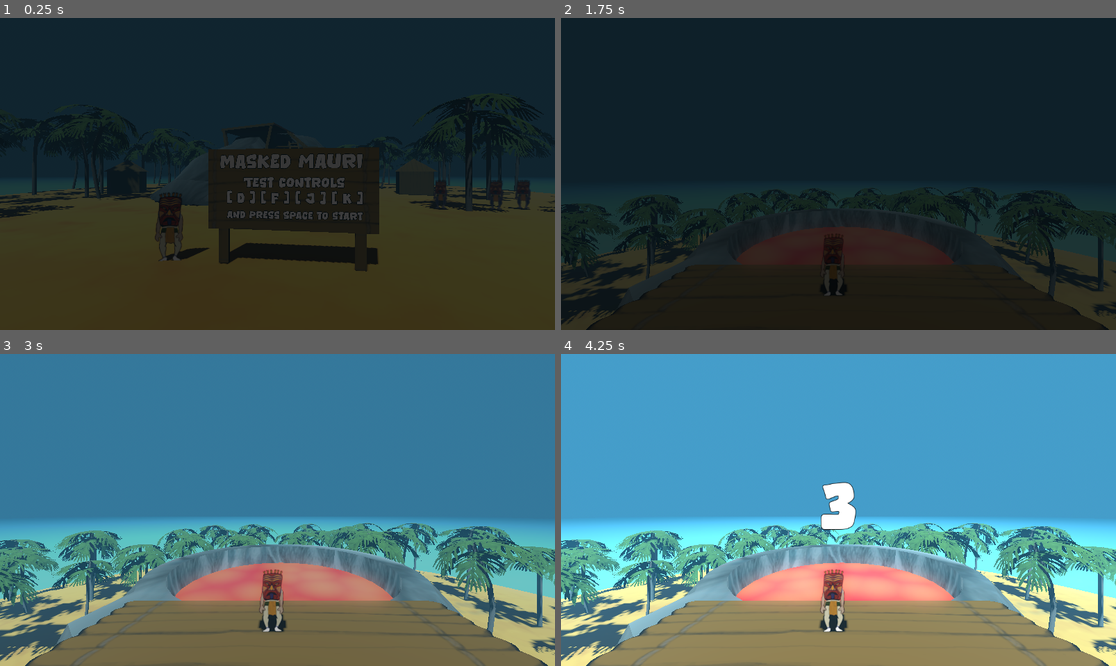
Above: before the commit, frames 1-4 (two rows, left to right).
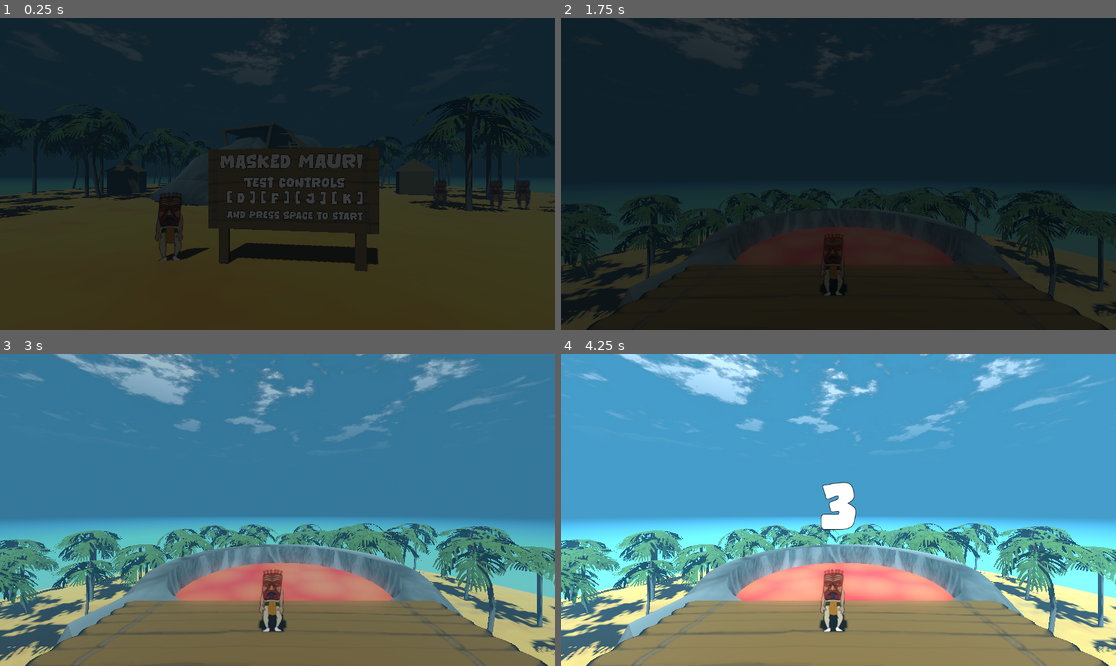
Above: after the commit, the same moments.

Repository: juhanakristian/ggj2026
Game: Godot game, scene res://scenes/main/main.tscn
The game is run twice, just before and just after one commit, with the same random seed, the same clock (stepped at 60 frames per second) and the same inputs. Sound files missing from this copy of the repository are replaced by a short silence.
Inputs:
- Up to frame 1 (0.25 s): no input
- Up to frame 2 (1.75 s): tap Enter (ui_accept) at 0.5, 0.77, 1.52 s
- Up to frame 3 (3 s): no input
- Up to frame 4 (4.25 s): tap Enter (ui_accept) at 3.02, 3.77 s

The runs differ from the first frame. In frame 1, less than 0.1% of the frame differs, in the area x 39-65%, y 0-15%; in frame 2, 0.3%; in frame 3, 4.3%; in frame 4, 4.8%, in the area x 0-100%, y 0-30%.

Commit message:
Added clouds

Diff:
--- /dev/null
+++ b/mauri/assets/environment/clouds/rs_cloud.gdshader
@@ -0,0 +1,87 @@
+// Source : https://godotshaders.com/shader/realistic-spatial-clouds/
+shader_type spatial;
+render_mode unshaded, depth_draw_never, cull_disabled;
+
+uniform float noise_scale = 11.24;
+uniform float speed = 0.16;
+uniform float darkness_amount = 9.155;
+uniform float detail = 0.23;
+uniform float concentration = 0.0;
+uniform float amount = 0.12;
+uniform float bloom = 2.0;
+uniform float alpha = 8.0;
+uniform vec3 cloud_tint : source_color = vec3(1.0, 1.0, 1.0);
+uniform float edge_fade = -0.035;
+
+uniform mat2 rotation_matrix = mat2(vec2(1.6, 1.2), vec2(-1.2, 1.6));
+
+// --- Noise Functions ---
+vec2 hash(vec2 p) {
+    p = vec2(dot(p, vec2(127.1, 311.7)), dot(p, vec2(269.5, 183.3)));
+    return -1.0 + 2.0 * fract(sin(p) * 43758.5453123);
+}
+
+float noise(vec2 p) {
+    const float K1 = 0.366025404;
+    const float K2 = 0.211324865;
+    vec2 i = floor(p + (p.x + p.y) * K1);
+    vec2 a = p - i + (i.x + i.y) * K2;
+    vec2 o = (a.x > a.y) ? vec2(1.0, 0.0) : vec2(0.0, 1.0);
+    vec2 b = a - o + K2;
+    vec2 c = a - 1.0 + 2.0 * K2;
+    vec3 h = max(0.5 - vec3(dot(a,a), dot(b,b), dot(c,c)), 0.0);
+    vec3 n = h * h * h * h * vec3(dot(a, hash(i + 0.0)), dot(b, hash(i + o)), dot(c, hash(i + 1.0)));
+    return dot(n, vec3(70.0));
+}
+
+float fbm(vec2 n) {
+    float total = 0.0;
+    float amplitude = 0.1;
+    for (int i = 0; i < 7; i++) {
+        total += noise(n) * amplitude;
+        n = rotation_matrix * n;
+        amplitude *= 0.4;
+    }
+    return total;
+}
+
+// --- Main Fragment ---
+void fragment() {
+    vec2 uv = UV;
+
+    // Animate clouds
+    float time = TIME * (speed / 10.0);
+    float q = fbm(uv * noise_scale * 0.5);
+
+    float r = 0.0;
+    vec2 tuv = uv * noise_scale + q - time;
+    float weight = 0.8;
+    for (int i = 0; i < 8; i++) {
+        r += abs(weight * noise(tuv));
+        tuv = rotation_matrix * tuv + time;
+        weight *= 0.7;
+    }
+
+    float f = 0.0;
+    tuv = uv * noise_scale + q - time;
+    weight = 0.7;
+    for (int i = 0; i < 8; i++) {
+        f += weight * noise(tuv);
+        tuv = rotation_matrix * tuv + time;
+        weight *= 0.6;
+    }
+
+    f *= r + f;
+
+    vec3 cloud_color = clamp(cloud_tint * (darkness_amount * detail * f), 0.0, 1.0) * bloom;
+
+    float cloud_strength = amount + alpha * f * r;
+    cloud_strength = clamp(cloud_strength, 0.0, 1.0);
+
+    // --- Edge fade ---
+    float edge_dist = distance(uv, vec2(0.5));
+    float fade = smoothstep(edge_fade, 0.5, edge_dist);
+
+    ALBEDO = cloud_color;
+    ALPHA = cloud_strength * (1.0 - fade) + concentration;
+}
--- a/mauri/scenes/main/main.tscn
+++ b/mauri/scenes/main/main.tscn
@@ -10,6 +10,27 @@
 [ext_resource type="Script" uid="uid://cohe14cnx3vw5" path="res://scenes/game/controller/note_controller.gd" id="8_b1x3f"]
 [ext_resource type="PackedScene" uid="uid://cab1knnj3r7e6" path="res://scenes/game/dancer/dancer.tscn" id="9_a8run"]
 [ext_resource type="PackedScene" uid="uid://cpe67xixjxhx8" path="res://scenes/game/dancer/dancer_npc.tscn" id="10_a8run"]
+[ext_resource type="Texture2D" uid="uid://rdxic0y40g2s" path="res://assets/misc/masks/Mauri_mask.png" id="11_ouso4"]
+[ext_resource type="Shader" uid="uid://dshfb10q760yf" path="res://assets/environment/clouds/rs_cloud.gdshader" id="12_blune"]
+
+[sub_resource type="ShaderMaterial" id="ShaderMaterial_th5th"]
+render_priority = 0
+shader = ExtResource("12_blune")
+shader_parameter/noise_scale = 11.24
+shader_parameter/speed = 0.16
+shader_parameter/darkness_amount = 9.155
+shader_parameter/detail = 0.23
+shader_parameter/concentration = 0.0
+shader_parameter/amount = 0.12
+shader_parameter/bloom = 2.0
+shader_parameter/alpha = 8.0
+shader_parameter/cloud_tint = Color(1, 1, 1, 1)
+shader_parameter/edge_fade = -0.035
+shader_parameter/rotation_matrix = Transform2D(1.6, -1.2, 1.2, 1.6, 0, 0)
+
+[sub_resource type="PlaneMesh" id="PlaneMesh_7smn1"]
+material = SubResource("ShaderMaterial_th5th")
+size = Vector2(1000, 1000)
 
 [node name="Main" type="Node" unique_id=2111695777]
 script = ExtResource("1_iuonh")
@@ -71,4 +92,13 @@
 [node name="Dancer3" parent="." unique_id=2134520085 instance=ExtResource("10_a8run")]
 transform = Transform3D(1, 0, 0, 0, 1, 0, 0, 0, 1, 29.33716, 2.385763, 15.970764)
 
+[node name="TheMask" type="Sprite3D" parent="." unique_id=1608530774]
+transform = Transform3D(50, 0, 0, 0, 50, 0, 0, 0, 50, 0, 40.95085, -215.37979)
+visible = false
+texture = ExtResource("11_ouso4")
+
+[node name="Clouds" type="MeshInstance3D" parent="." unique_id=674462936]
+transform = Transform3D(1, 0, 0, 0, 1, 0, 0, 0, 1, 0, 109.32961, 0)
+mesh = SubResource("PlaneMesh_7smn1")
+
 [connection signal="note_mask_updated" from="NoteController" to="NoteController/Dancer" method="_on_note_mask_updated"]
Not shown, added: mauri/assets/environment/clouds/rs_cloud.gdshader.uid
